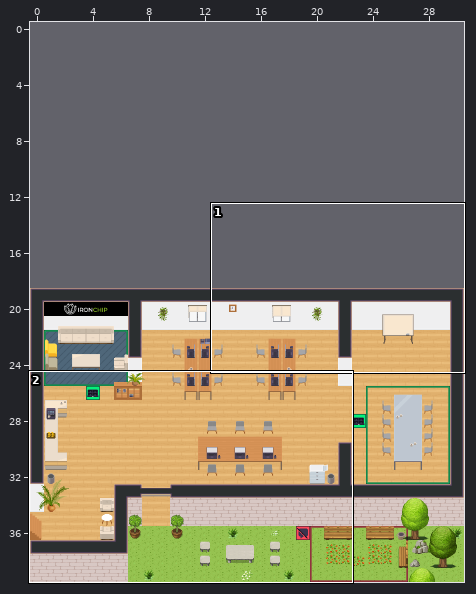
Tiled map (JSON), stored at map.tmj. Above: a wide view before the commit, with the close-up outlined.
Close-up. Earlier state:
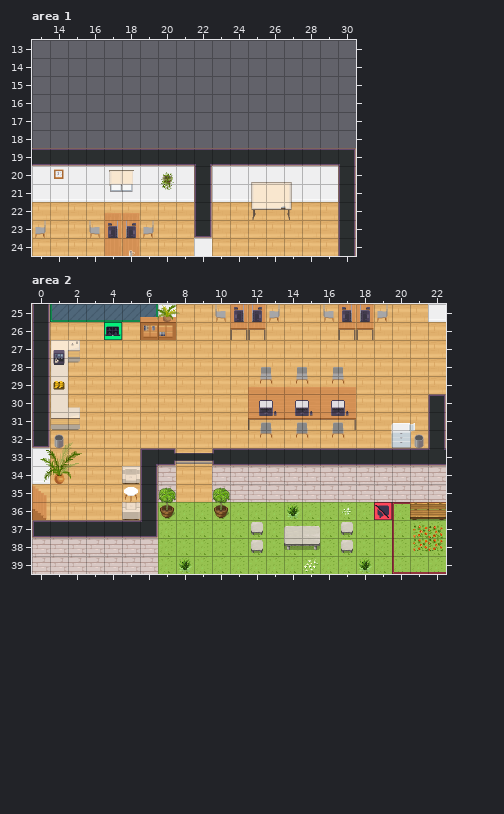
Cells are 32x32 px. Shown: area 1 x 13..30, y 13..24; area 2 x 0..22, y 25..39. The commit also changed other parts of the map, which this record leaves out. The old version is drawn lined up with the new one.
Now the later version:
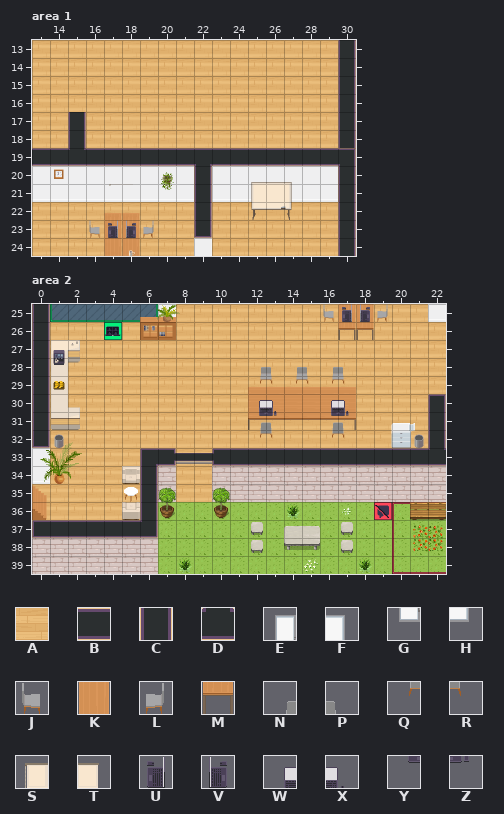
Key: from "Chunk 1": A 2, B 24, C 27, D 36, E 58, F 59, G 66, H 67, J 80, K 81, L 82, M 88, N 107, P 108, Q 112, R 113, S 139, T 140, U 146, V 147, W 197, X 198, Y 199, Z 200.
_ is an empty cell.
The edit:
{"change": "map size 31x21 -> 31x40 cells (old content now starts at 0,19; both pictures use the new coordinates)"}
{"where": "layer \"floor/floor1\", area 1"}
{"y":13,"x":13,"old":"_________________","new":"AAAAAAAAAAAAAAAAA"}
{"y":14,"x":13,"old":"_________________","new":"AAAAAAAAAAAAAAAAA"}
{"y":15,"x":13,"old":"_________________","new":"AAAAAAAAAAAAAAAAA"}
{"y":16,"x":13,"old":"_________________","new":"AAAAAAAAAAAAAAAAA"}
{"y":17,"x":13,"old":"__","new":"AA"}
{"y":17,"x":16,"old":"______________","new":"AAAAAAAAAAAAAA"}
{"y":18,"x":13,"old":"__","new":"AA"}
{"y":18,"x":16,"old":"______________","new":"AAAAAAAAAAAAAA"}
{"where": "layer \"walls/walls1\", area 1"}
{"y":13,"x":30,"old":"_","new":"C"}
{"y":14,"x":30,"old":"_","new":"C"}
{"y":15,"x":30,"old":"_","new":"C"}
{"y":16,"x":30,"old":"_","new":"C"}
{"y":17,"x":15,"old":"_","new":"C"}
{"y":17,"x":30,"old":"_","new":"C"}
{"y":18,"x":15,"old":"_","new":"C"}
{"y":18,"x":30,"old":"_","new":"C"}
{"y":19,"x":15,"old":"B","new":"D"}
{"where": "layer \"furniture/furniture2\", area 1"}
{"y":20,"x":17,"old":"EF","new":"__"}
{"y":21,"x":17,"old":"GH","new":"__"}
{"y":23,"x":13,"old":"L","new":"_"}
{"where": "layer \"furniture/furniture3\", area 1"}
{"y":20,"x":17,"old":"ST","new":"__"}
{"where": "layer \"furniture/furniture2\", area 2"}
{"y":25,"x":10,"old":"JKKL","new":"____"}
{"y":26,"x":11,"old":"MM","new":"__"}
{"y":31,"x":14,"old":"NP","new":"__"}
{"y":32,"x":14,"old":"QR","new":"__"}
{"where": "layer \"furniture/furniture3\", area 2"}
{"y":25,"x":11,"old":"UV","new":"__"}
{"where": "layer \"above/above2\", area 2"}
{"y":30,"x":14,"old":"WX","new":"__"}
{"y":31,"x":14,"old":"YZ","new":"__"}
